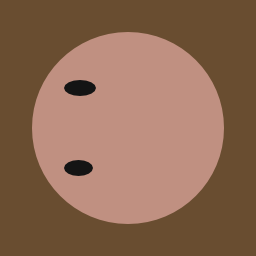
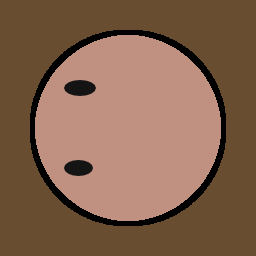
The second w=256, h=256 image is a revision of the first. Changes to its layers:
added layer "outline" above "eyes" over [30, 30, 226, 226]
